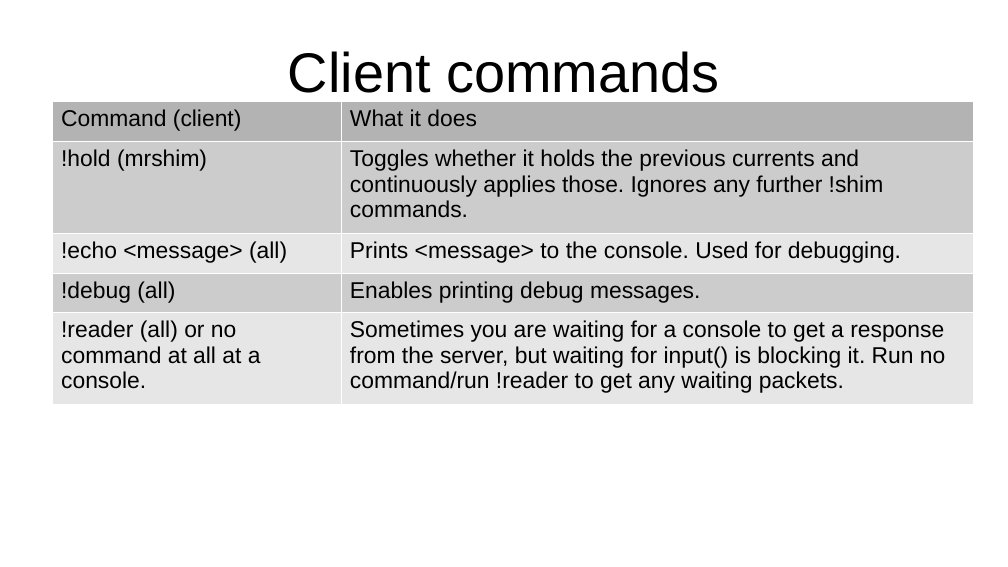
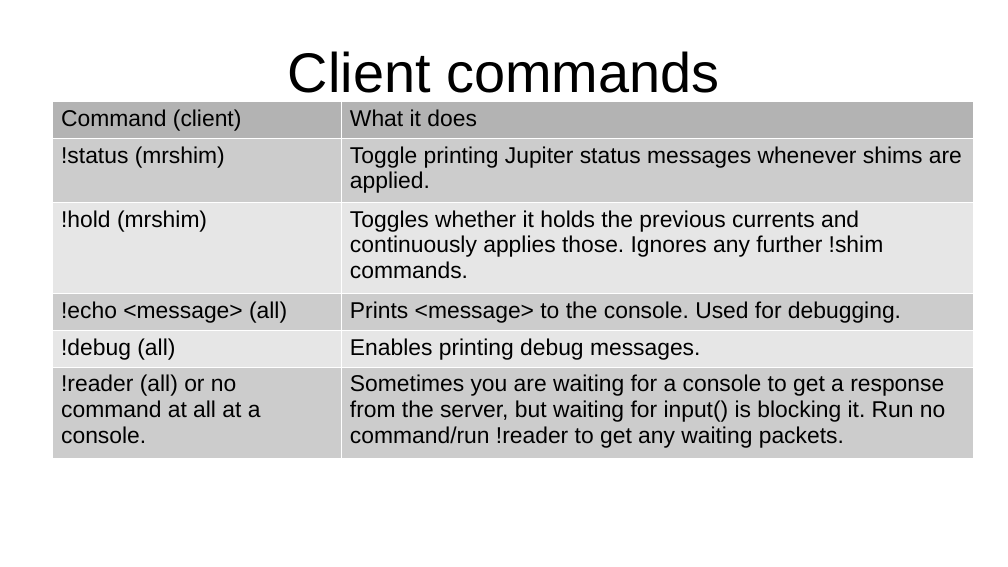
Before and after one commit to seventeenmagpie/skope-mrshim, a slide deck: slide 39 of shimmer/docs/user_guide_with_images.odp. Drawn at 1008x567 pixels with LibreOffice and Linux fonts; fonts in the diff are those of the drawing. Boxes give left, top, right and bottom in pixels: in the first picture for what was removed or moved away, otherwise in the second. Text is boxed around its words. In the diff, an @@ line names an element or a change of style, - is before the commit and + after.

Commit message:
Enabled current ramp_time control  - Added <ramp_time> parameter to mrshim !start command, (remember to    use "!start <ramp_time>" for multi-word commands!)  - Warns if ramp time will be rounded. Prints used ramp time. If no ramp    time, defaults to last used value, and it is initialised as zero.  - Updated documentation.

```diff
--- a/shimmer/docs/user_guide_with_images.odp
+++ b/shimmer/docs/user_guide_with_images.odp
@@ table at [52,102,973,452] @@
+row 2: !status (mrshim) | Toggle printing Jupiter status messages whenever shims are applied.
```
Also in this commit, not shown: 1 other slide changed, 6 other files.
